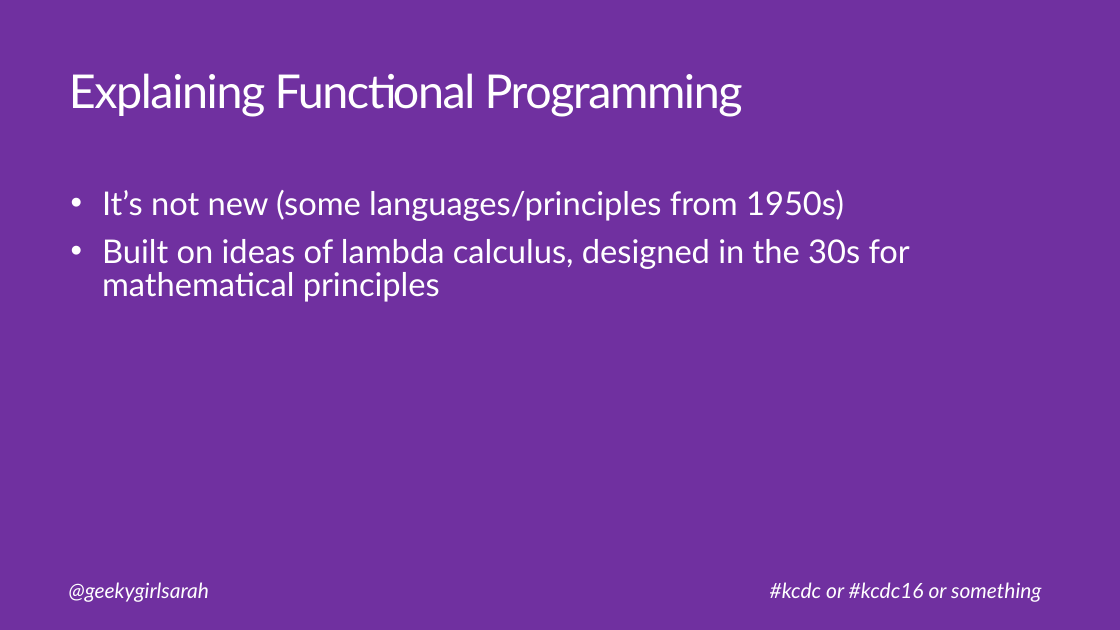
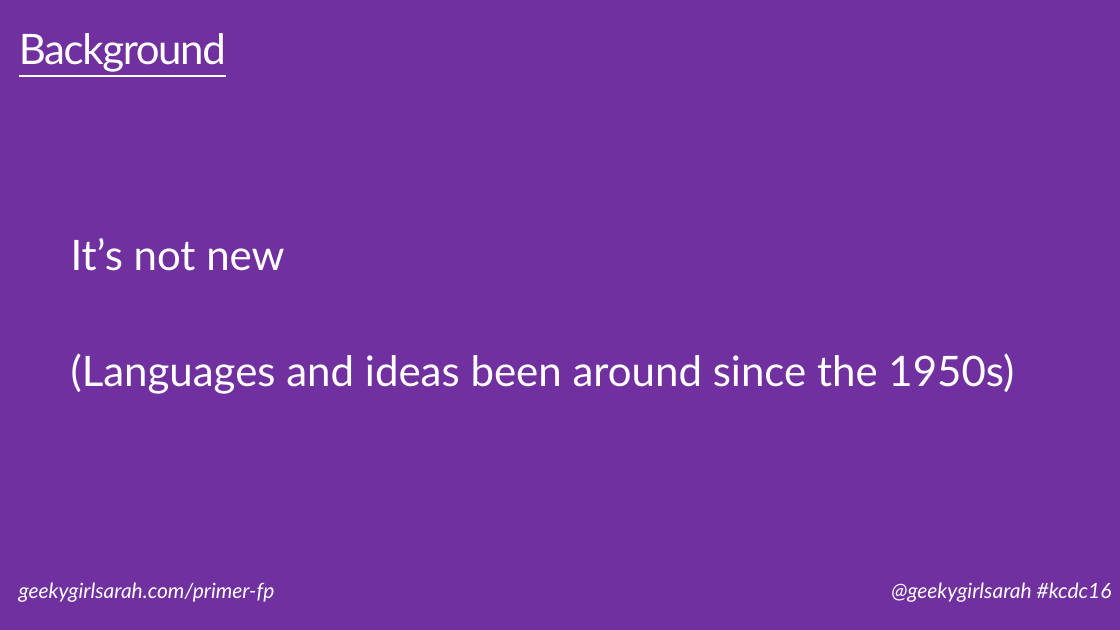
Before and after one commit to geekygirlsarah/talk-a_primer_on_functional_programming, a slide deck: slide 8 of A Primer on Functional Programming.pptx (slide 4 before the commit). Drawn at 1120x630 pixels with LibreOffice and Linux fonts; fonts in the diff are those of the drawing. Boxes give left, top, right and bottom in pixels: in the first picture for what was removed or moved away, otherwise in the second. Text is boxed around its words. In the diff, an @@ line names an element or a change of style, - is before the commit and + after.

Commit message:
Cleanup slides, improve examples, simplify wording, expand large slides into smaller ones

```diff
--- a/A Primer on Functional Programming.pptx
+++ b/A Primer on Functional Programming.pptx
@@ title at [19, 33, 226, 72]: text changed; size 40 to 36 pt @@
-Explaining Functional Programming
+Background
@@ text "It’s not new" at [71, 238, 1014, 394]: vertical alignment top to middle @@
@@ text at [71, 238, 1014, 394]: text changed; size 28 to 36 pt @@
-• It’s not new (some languages/principles from 1950s)
-• Built on ideas of lambda calculus, designed in the 30s for mathematical principles
+It’s not new
+(Languages and ideas been around since the 1950s)
@@ text at [19, 582, 275, 602]: text changed @@
-@geekygirlsarah
+geekygirlsarah.com/primer-fp
@@ text at [891, 582, 1112, 602]: text changed @@
-#kcdc or #kcdc16 or something
+@geekygirlsarah #kcdc16
```
Also in this commit, not shown: 28 other slides changed, 23 slides added, 1 slide removed.
